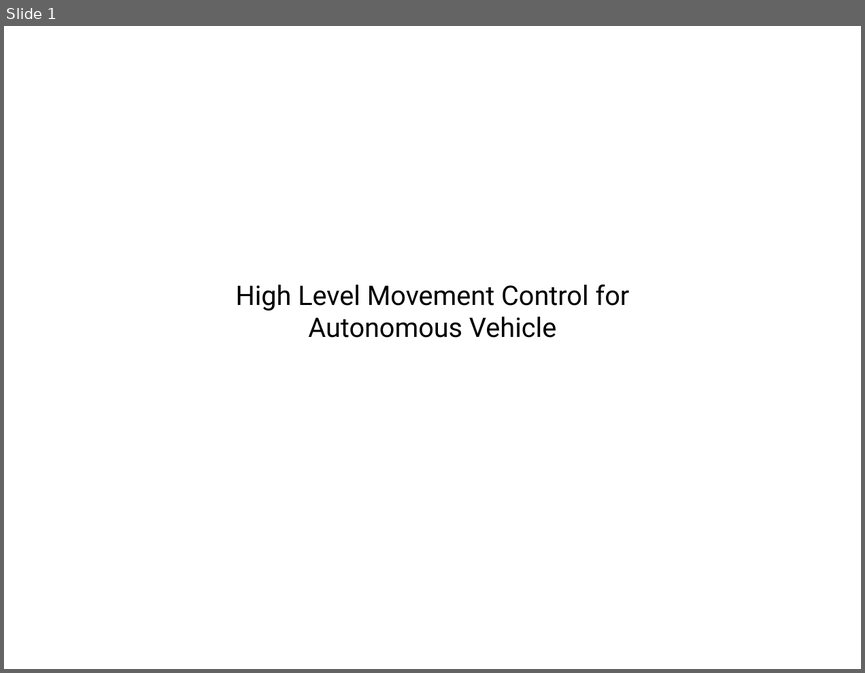
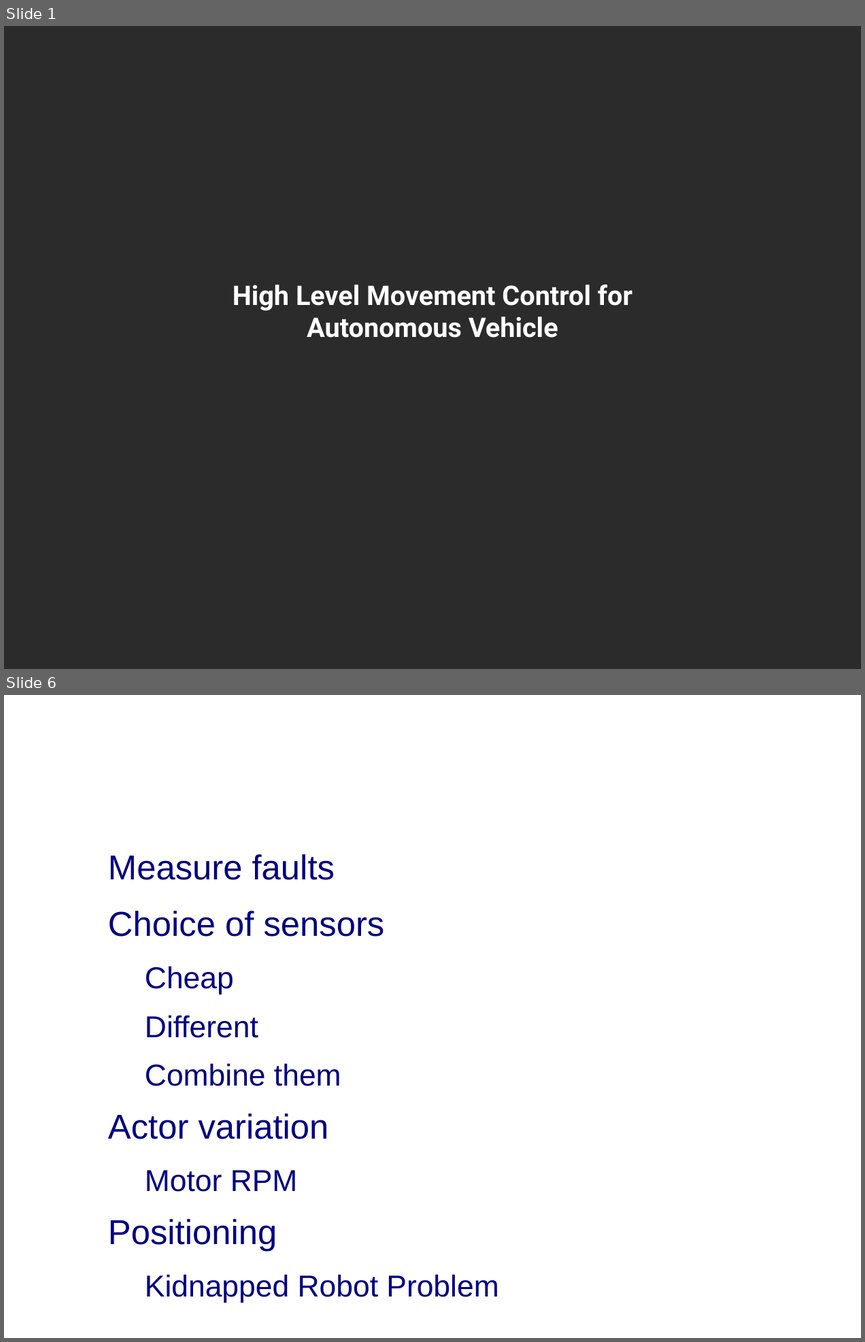
Before and after one commit to MrPerfekt/Car, a slide deck: doc/documents/Presentation/Presentation.odp. Shown one above the other, each under a label of ours: slide 1 before the commit, slides 1 and 6 after it; the slides between them are not shown. The pictures are 865x673 and 865x1342 pixels, drawn with LibreOffice and Linux fonts; fonts in the diff are those of the drawing; background and template pictures are left out; a plain dark background stands for a picture behind light text. Boxes give left, top, right and bottom in pixels: in the first picture for what was removed or moved away, otherwise in the second. Text is boxed around its words. In the diff, an @@ line names an element or a change of style, - is before the commit and + after.

```diff
--- a/doc/documents/Presentation/Presentation.odp
+++ b/doc/documents/Presentation/Presentation.odp
@@ slide 6 added at (x1=4, y1=695, x2=861, y2=1338), background picture (left out) @@
@@ title added at (x1=47, y1=743, x2=800, y2=850), 44 pt, text #FFFFFF, bold @@
+Problems
@@ text added at (x1=108, y1=854, x2=498, y2=1302), 28 pt, text #000080 @@
+● Measure faults
+● Choice of sensors
+  − Cheap
+  − Different
+  − Combine them
+● Actor variation
+  − Motor RPM
+● Positioning
+  − Kidnapped Robot Problem
@@ slide 1 changed as well @@
@@ background #FFFFFF to picture (left out) @@
@@ title "High Level Movement Control for ..." at (x1=232, y1=284, x2=632, y2=337): text colour #000000 to #FFFFFF, bold on @@
```
Also in this commit, not shown: 19 other slides added, 2 other files.
